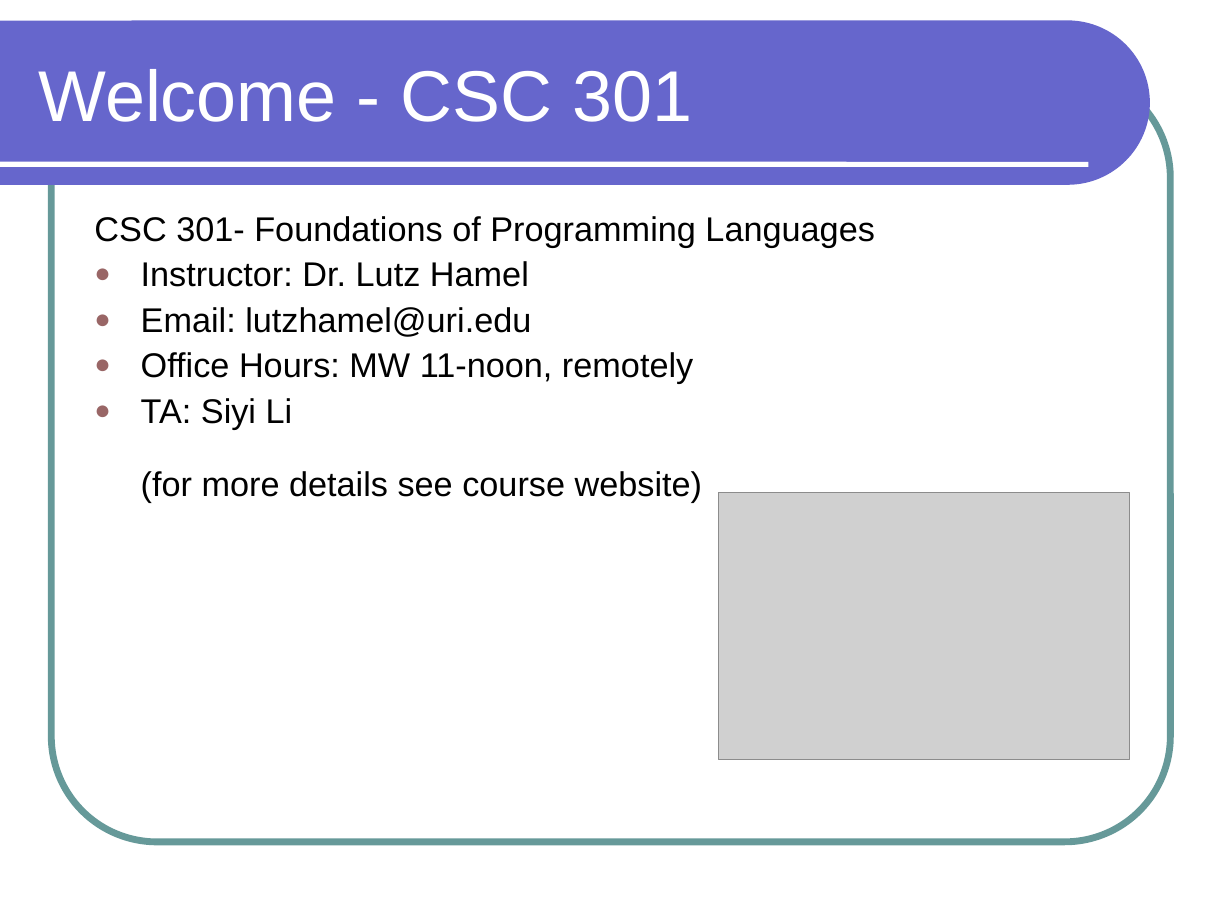
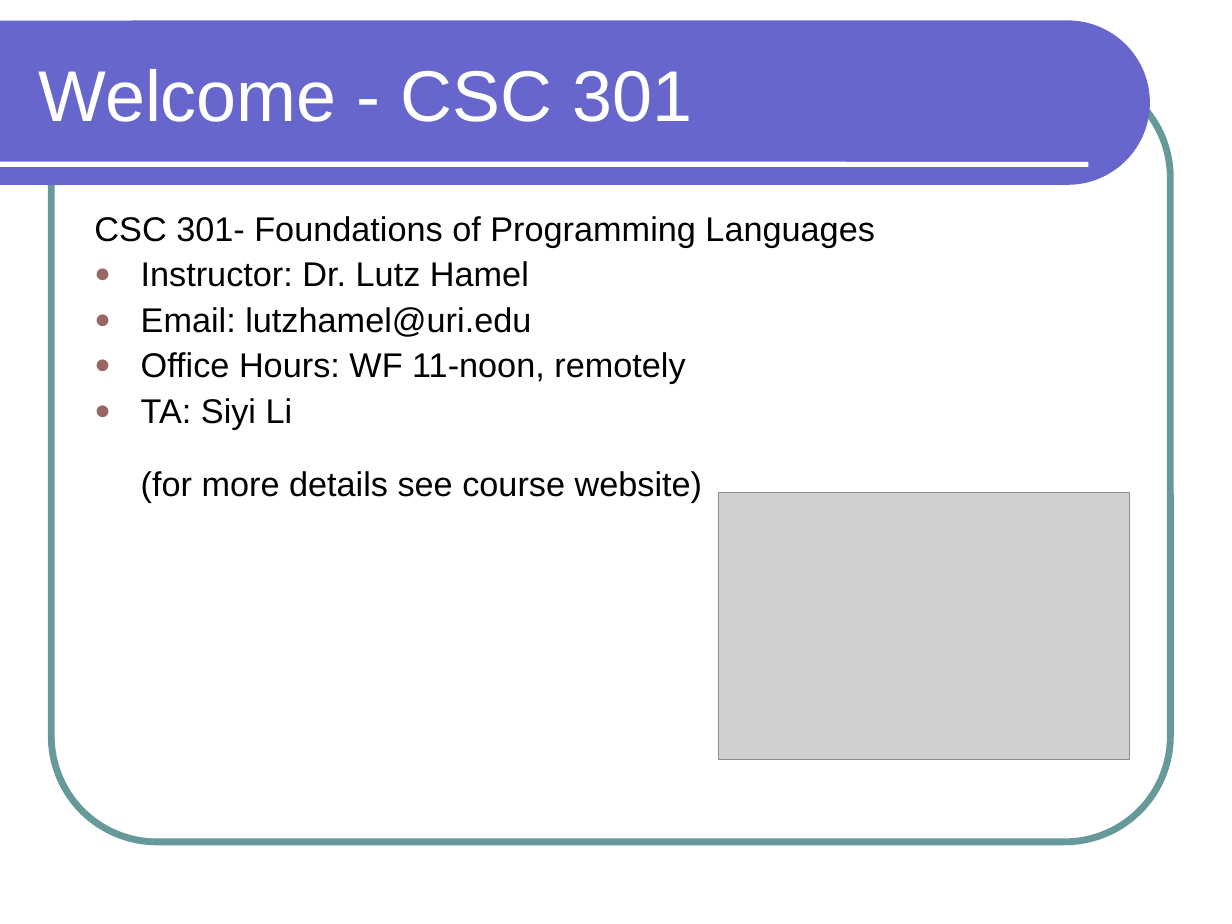
Before and after one commit to lutzhamel/CSC301, a slide deck: slide 1 of notes/csc301-ln001.ppt. Drawn at 1232x924 pixels with LibreOffice and Linux fonts; fonts in the diff are those of the drawing; grey boxes stand for pictures. Boxes give left, top, right and bottom in pixels: in the first picture for what was removed or moved away, otherwise in the second. Text is boxed around its words. In the diff, an @@ line names an element or a change of style, - is before the commit and + after.

```diff
--- a/notes/csc301-ln001.ppt
+++ b/notes/csc301-ln001.ppt
@@ text at (141,352,685,384): text changed @@
-● Office Hours: MW 11-noon, remotely
+● Office Hours: WF 11-noon, remotely
```
Also in this commit, not shown: 1 other slide changed, 1 other file.
